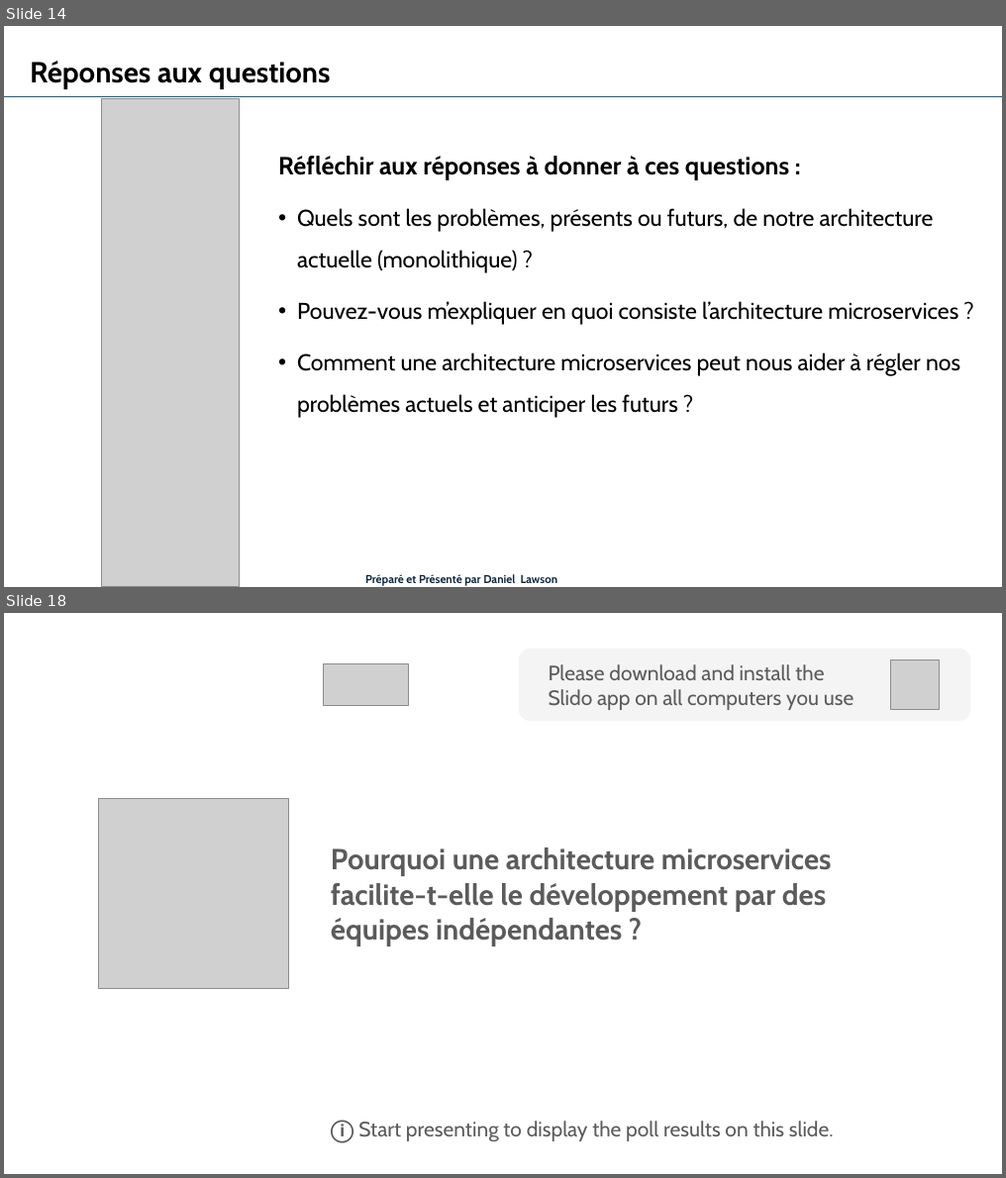
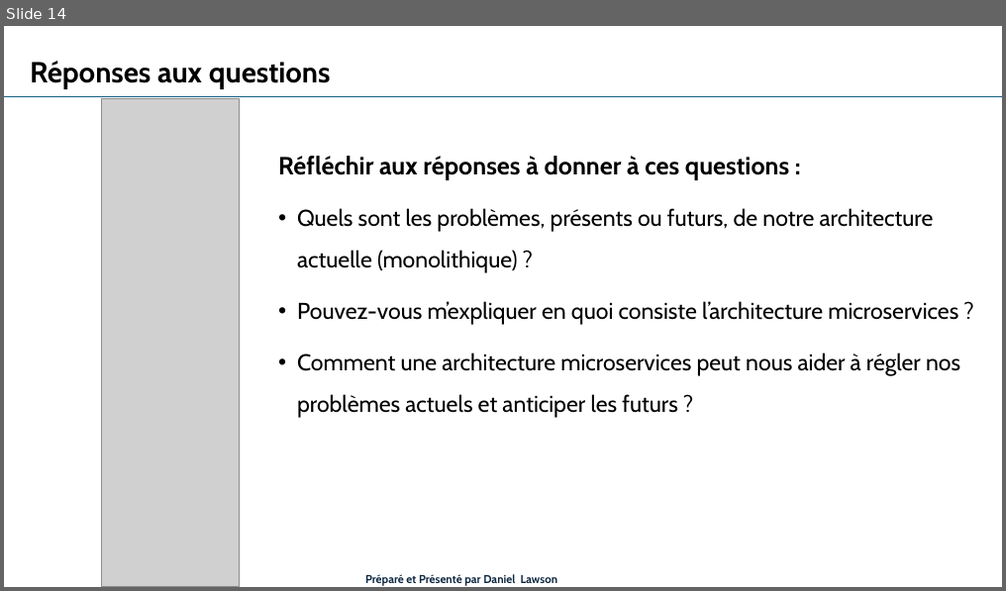
Before and after one commit to danylaws/microservices-course-efrei, a slide deck: Mod-1_introduction-aux-microservices/Mod-1_introduction-to-microservices.pptx. Shown one above the other, each under a label of ours: slides 14 and 18 before the commit, slide 14 after it; the slides between them are not shown. The pictures are 1006x1178 and 1006x591 pixels, drawn with LibreOffice and Linux fonts; fonts in the diff are those of the drawing; grey boxes stand for pictures. Boxes give left, top, right and bottom in pixels: in the first picture for what was removed or moved away, otherwise in the second. Text is boxed around its words. In the diff, an @@ line names an element or a change of style, - is before the commit and + after.

```diff
--- a/Mod-1_introduction-aux-microservices/Mod-1_introduction-to-microservices.pptx
+++ b/Mod-1_introduction-aux-microservices/Mod-1_introduction-to-microservices.pptx
@@ slide 18 removed at (4, 613, 1002, 1174), background #FFFFFF @@
@@ picture removed at (324, 663, 408, 707) @@
@@ rounded rectangle removed at (519, 649, 971, 721) @@
-Please download and install the Slido app on all computers you use
@@ picture removed at (890, 661, 939, 709) @@
@@ picture removed at (99, 799, 288, 988) @@
@@ rectangle removed at (324, 823, 923, 964) @@
-Pourquoi une architecture microservices facilite-t-elle le développement par des équipes indépendantes ?
@@ text removed at (331, 1120, 834, 1144) @@
-ⓘ Start presenting to display the poll results on this slide.
```
Also in this commit, not shown: 1 slide added, 7 other slides removed, 1 other file.
